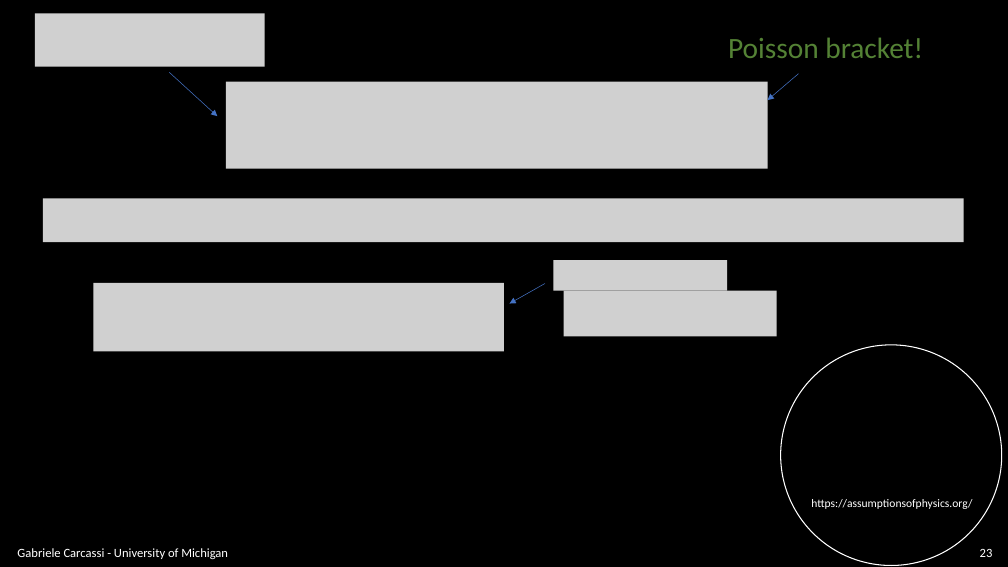
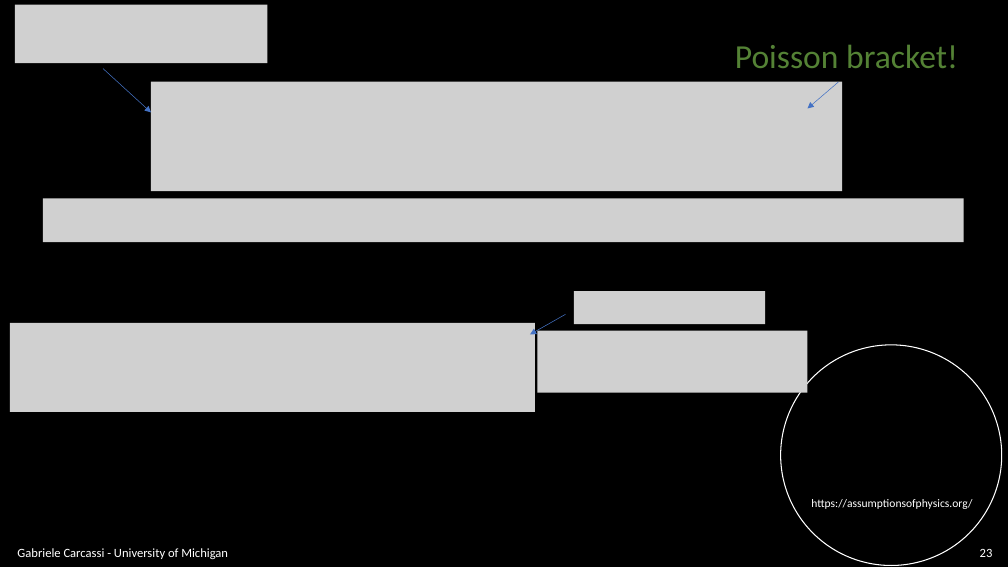
Before and after one commit to assumptionsofphysics/slides, a slide deck: slide 23 of BookCompanions-v2/RP-Class-3.pptx. Drawn at 1008x567 pixels with LibreOffice and Linux fonts; fonts in the diff are those of the drawing; grey boxes stand for pictures; background and template pictures are left out. Boxes give left, top, right and bottom in pixels: in the first picture for what was removed or moved away, otherwise in the second. Text is boxed around its words. In the diff, an @@ line names an element or a change of style, - is before the commit and + after.

```diff
--- a/BookCompanions-v2/RP-Class-3.pptx
+++ b/BookCompanions-v2/RP-Class-3.pptx
@@ picture: place and size @@
-picture at [35,14,265,67]
+picture at [15,5,268,63]
@@ text "Poisson bracket!" at [735,44,958,68]: size 28 to 32 pt @@
@@ arrow moved from (169, 73) - (218, 116) to (103, 69) - (151, 113) @@
@@ picture: place and size @@
-picture at [226,82,768,169]
+picture at [151,82,842,191]
@@ arrow moved from (799, 73) - (768, 100) to (839, 82) - (808, 109) @@
@@ picture removed at [554,260,727,290] @@
@@ picture removed at [94,283,504,352] @@
@@ picture: place and size @@
-picture at [564,290,777,336]
+picture at [574,291,765,324]
@@ picture added at [10,323,535,412] @@
@@ arrow moved from (545, 284) - (510, 304) to (566, 315) - (530, 334) @@
@@ picture added at [538,330,808,392] @@
```
Also in this commit, not shown: 30 other slides changed, 6 slides added, 1 slide removed.
